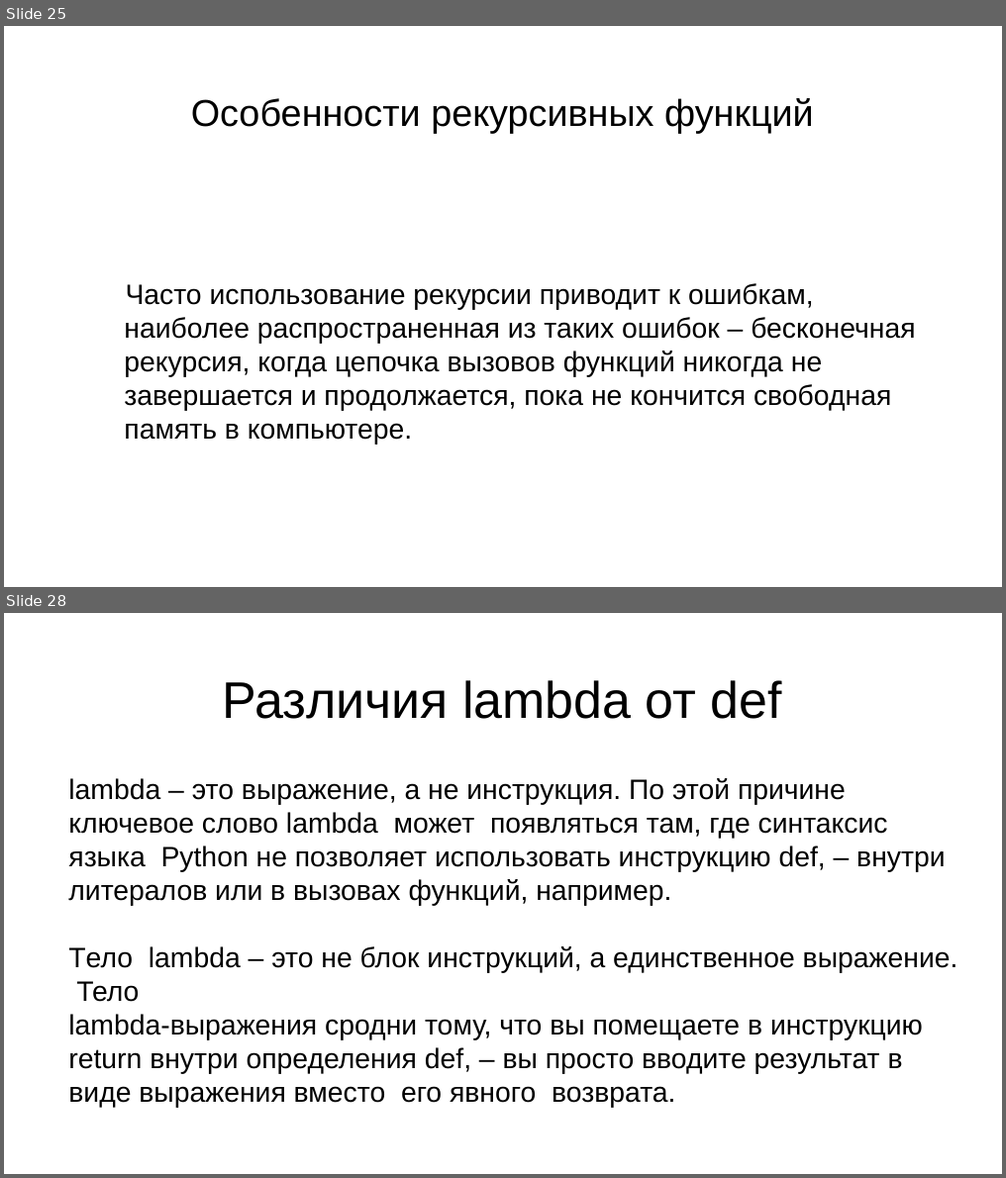
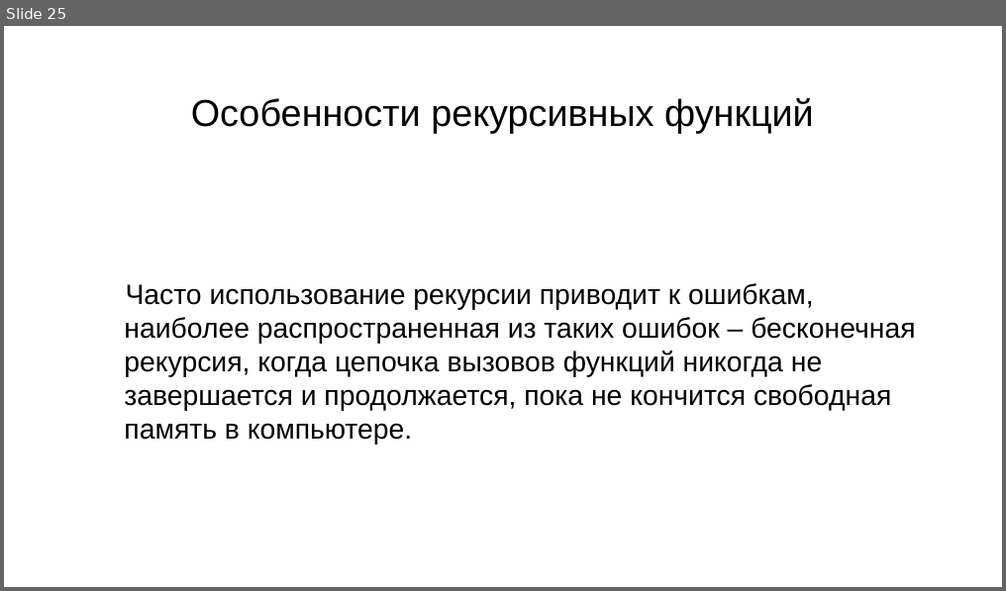
Before and after one commit to maxchv/LearnPython, a slide deck: week04/08.Functions.pptx. Shown one above the other, each under a label of ours: slides 25 and 28 before the commit, slide 25 after it; the slides between them are not shown. The pictures are 1006x1178 and 1006x591 pixels, drawn with LibreOffice and Linux fonts; fonts in the diff are those of the drawing. Boxes give left, top, right and bottom in pixels: in the first picture for what was removed or moved away, otherwise in the second. Text is boxed around its words. In the diff, an @@ line names an element or a change of style, - is before the commit and + after.

```diff
--- a/week04/08.Functions.pptx
+++ b/week04/08.Functions.pptx
@@ slide 28 removed at (4,613,1002,1174), background #FFFFFF @@
@@ title removed at (223,680,782,719) @@
-Различия lambda от def
@@ text removed at (68,778,958,1108) @@
-lambda – это выражение, а не инструкция. По этой причине ключевое слово lambda может появляться там, где синтаксис языка Python не позволяет использовать инструкцию def, – внутри литералов или в вызовах функций, например.
-Tело lambda – это не блок инструкций, а единственное выражение. Тело
-lambda-выражения сродни тому, что вы помещаете в инструкцию return внутри определения def, – вы просто вводите результат в виде выражения вместо его явного возврата.
@@ text removed at (317,812,395,833) @@
-hello():
```
Also in this commit, not shown: 6 other slides removed, 5 other files.
